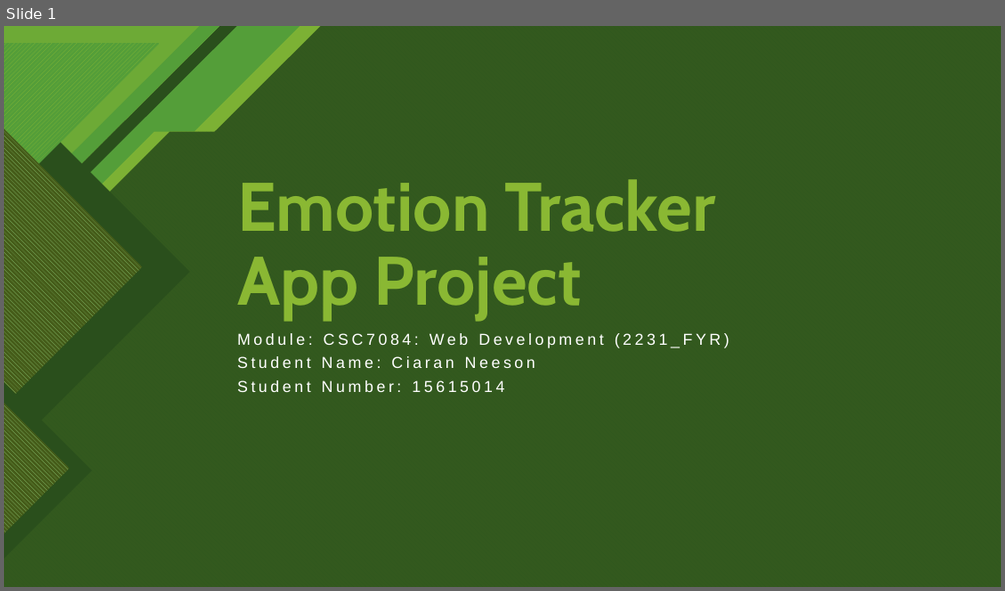
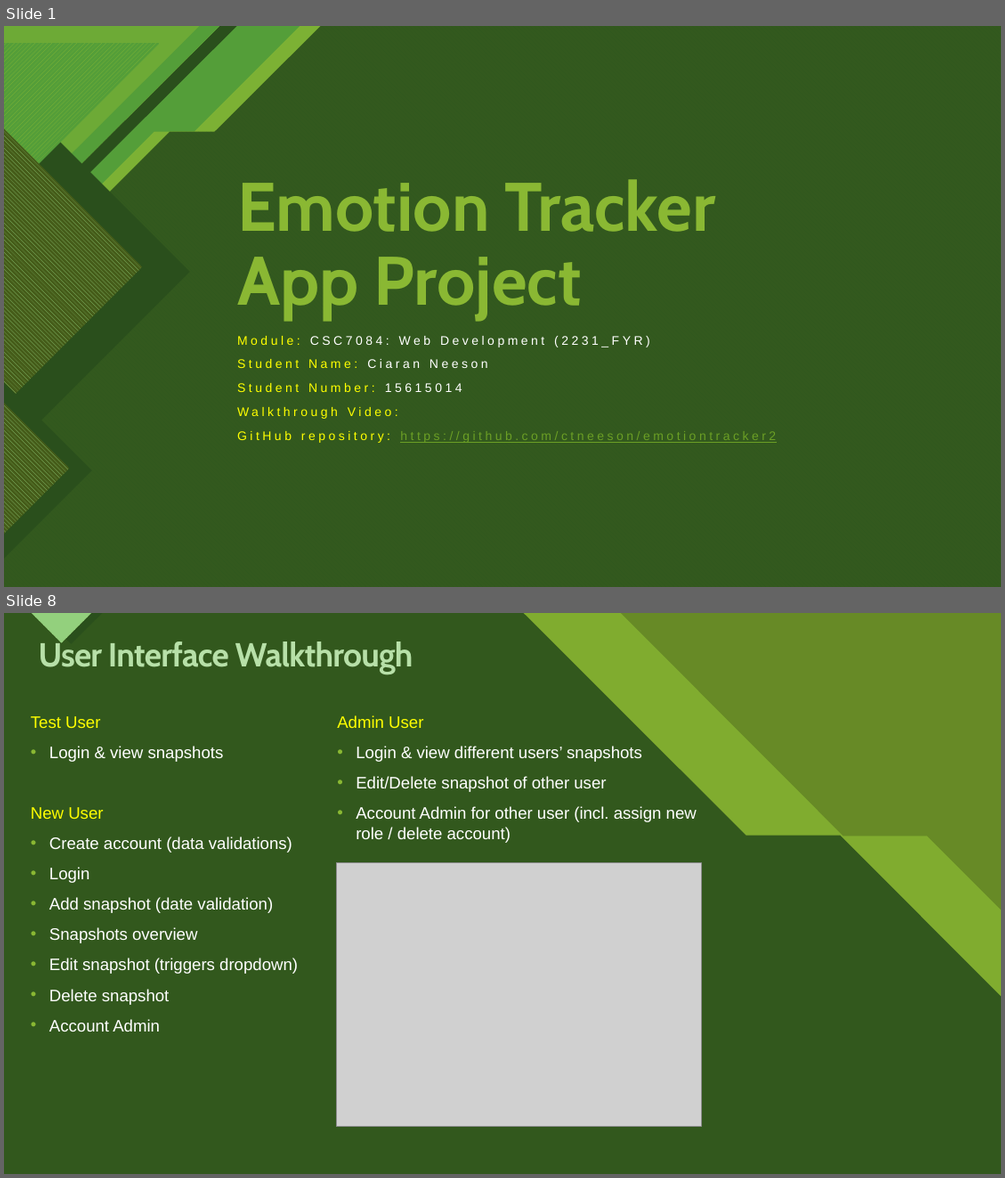
Before and after one commit to ctneeson/emotiontracker2, a slide deck: Emotion Tracker App Project.pptx. Shown one above the other, each under a label of ours: slide 1 before the commit, slides 1 and 8 after it; the slides between them are not shown. The pictures are 1005x591 and 1005x1178 pixels, drawn with LibreOffice and Linux fonts; fonts in the diff are those of the drawing; grey boxes stand for pictures. Boxes give left, top, right and bottom in pixels: in the first picture for what was removed or moved away, otherwise in the second. Text is boxed around its words. In the diff, an @@ line names an element or a change of style, - is before the commit and + after.

```diff
--- a/Emotion Tracker App Project.pptx
+++ b/Emotion Tracker App Project.pptx
@@ slide 8 added at [4,613,1001,1174], background #8AB833; not listed: 10 template elements that a slide beside it also shows @@
@@ rectangle added at [4,613,1001,1174], fill #678A26 @@
@@ rectangle added at [4,613,1001,1174], fill #678A26 @@
@@ freeform shape added at [4,613,1001,1174], fill #8AB833 at 74% opacity @@
@@ freeform shape added at [4,613,1001,1174], fill #2A4F1C at 90% opacity @@
@@ text added at [39,639,413,674], 32 pt, text #B7E0A8, bold @@
+User Interface Walkthrough
@@ text added at [31,716,298,1031], 16 pt, text #FFFFFF @@
+Test User
+• Login & view snapshots
+New User
+• Create account (data validations)
+• Login
+• Add snapshot (date validation)
+• Snapshots overview
+• Edit snapshot (triggers dropdown)
+• Delete snapshot
+• Account Admin
@@ text added at [337,715,696,843], 16 pt, text #FFFFFF @@
+Admin User
+• Login & view different users’ snapshots
+• Edit/Delete snapshot of other user
+• Account Admin for other user (incl. assign new role / delete account)
@@ picture added at [336,863,701,1126] @@
@@ slide 1 changed as well @@
@@ subtitle at [237,336,650,392]: size 15.3 to 12 pt in "Module: CSC7084: Web Development (2231_FYR)", "Student Name: Ciaran Neeson", "Student Number: 15615014"; text colour #FFFFFF to #FFFF00 in "Module:", "Student Name:", "Student Number:"; line spacing 0.7 to 0.9 @@
@@ subtitle at [237,407,776,443]: paragraphs added @@
+Walkthrough Video:
+GitHub repository: https://github.com/ctneeson/emotiontracker2
```
Also in this commit, not shown: 2 other slides changed, 6 other slides added, 14 slides removed.
